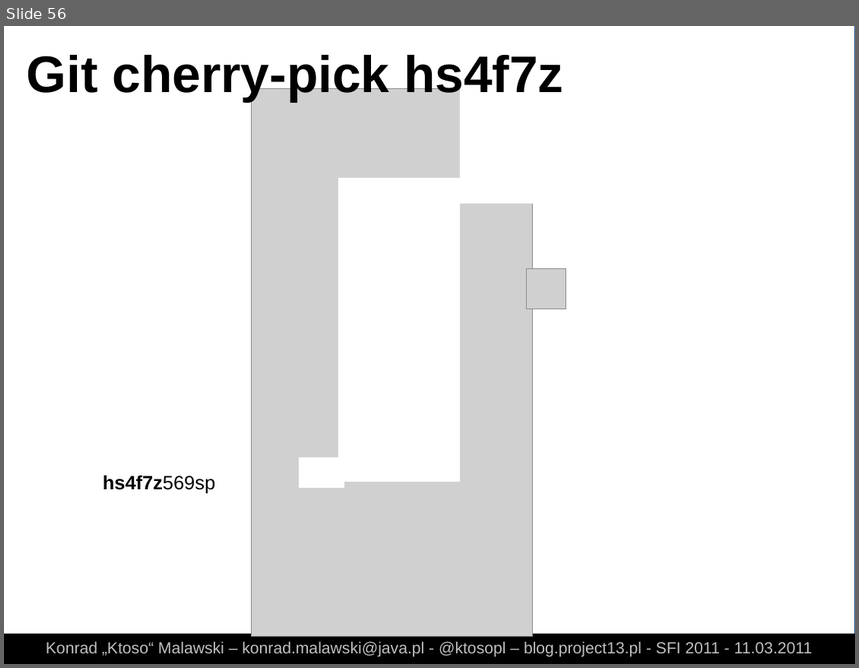
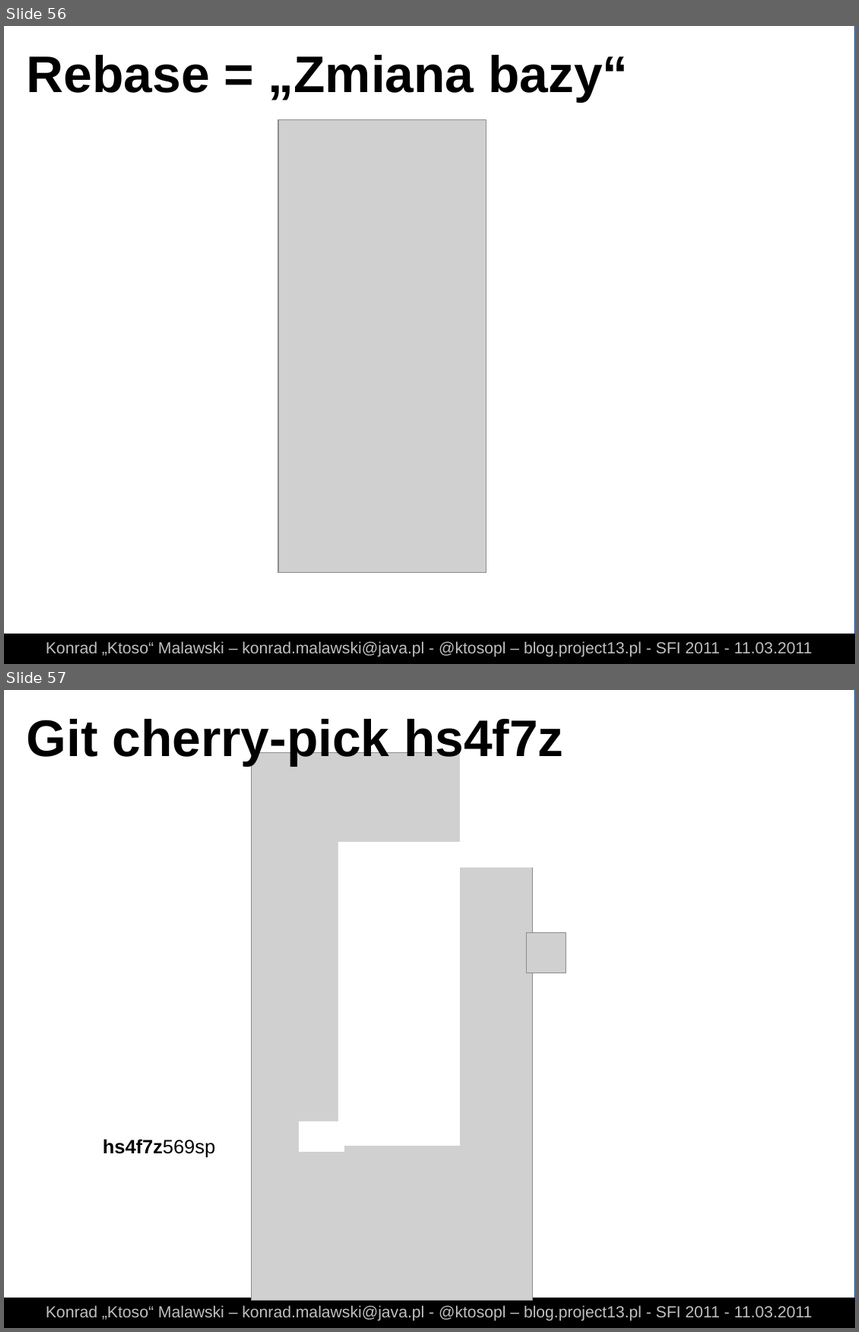
Before and after one commit to ktoso/git-presentation, a slide deck: slides.odp. Shown one above the other, each under a label of ours: slide 56 before the commit, slides 56 and 57 after it. The pictures are 859x668 and 859x1332 pixels, drawn with LibreOffice and Linux fonts; fonts in the diff are those of the drawing; grey boxes stand for pictures. Boxes give left, top, right and bottom in pixels: in the first picture for what was removed or moved away, otherwise in the second. Text is boxed around its words. In the diff, an @@ line names an element or a change of style, - is before the commit and + after.

Commit message:
added radio to explain "rewind replay" in git rebase :-)

```diff
--- a/slides.odp
+++ b/slides.odp
@@ slide 56 added at [4,26,855,664], background #FFFFFF; not listed: 1 template element that a slide beside it also shows @@
@@ text added at [27,55,628,102], 48 pt, text #000000, bold @@
+Rebase = „Zmiana bazy“
@@ picture added at [278,120,487,574] @@
@@ rectangle added at [4,634,855,664], fill #000000 @@
@@ text added at [46,642,813,658], 15 pt, text #C0C0C0 @@
+Konrad „Ktoso“ Malawski – konrad.malawski@java.pl - @ktosopl – blog.project13.pl - SFI 2011 - 11.03.2011
@@ what was slide 56 is now slide 57 @@
```
Also in this commit, not shown: 2 other files.
